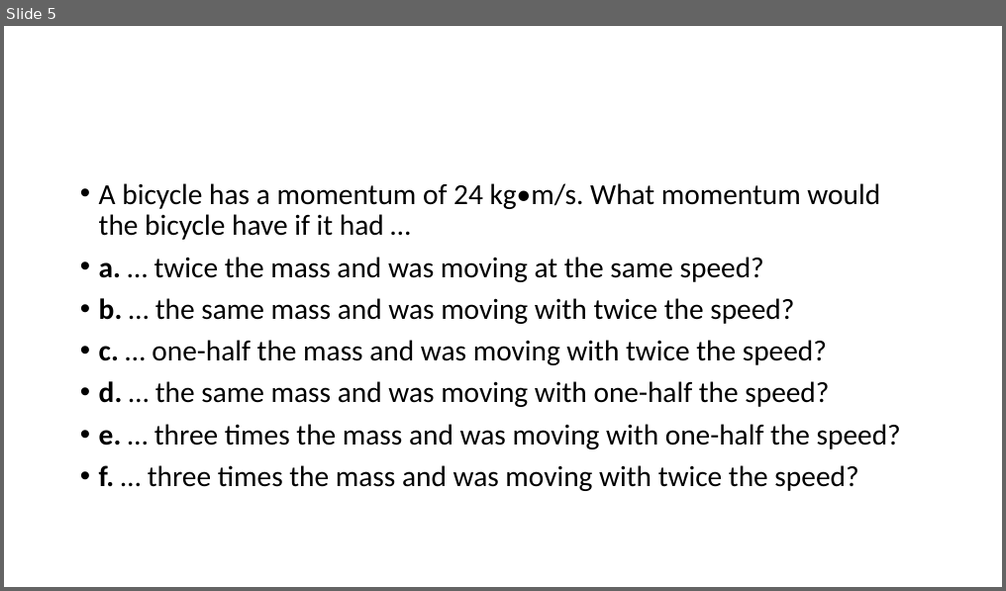
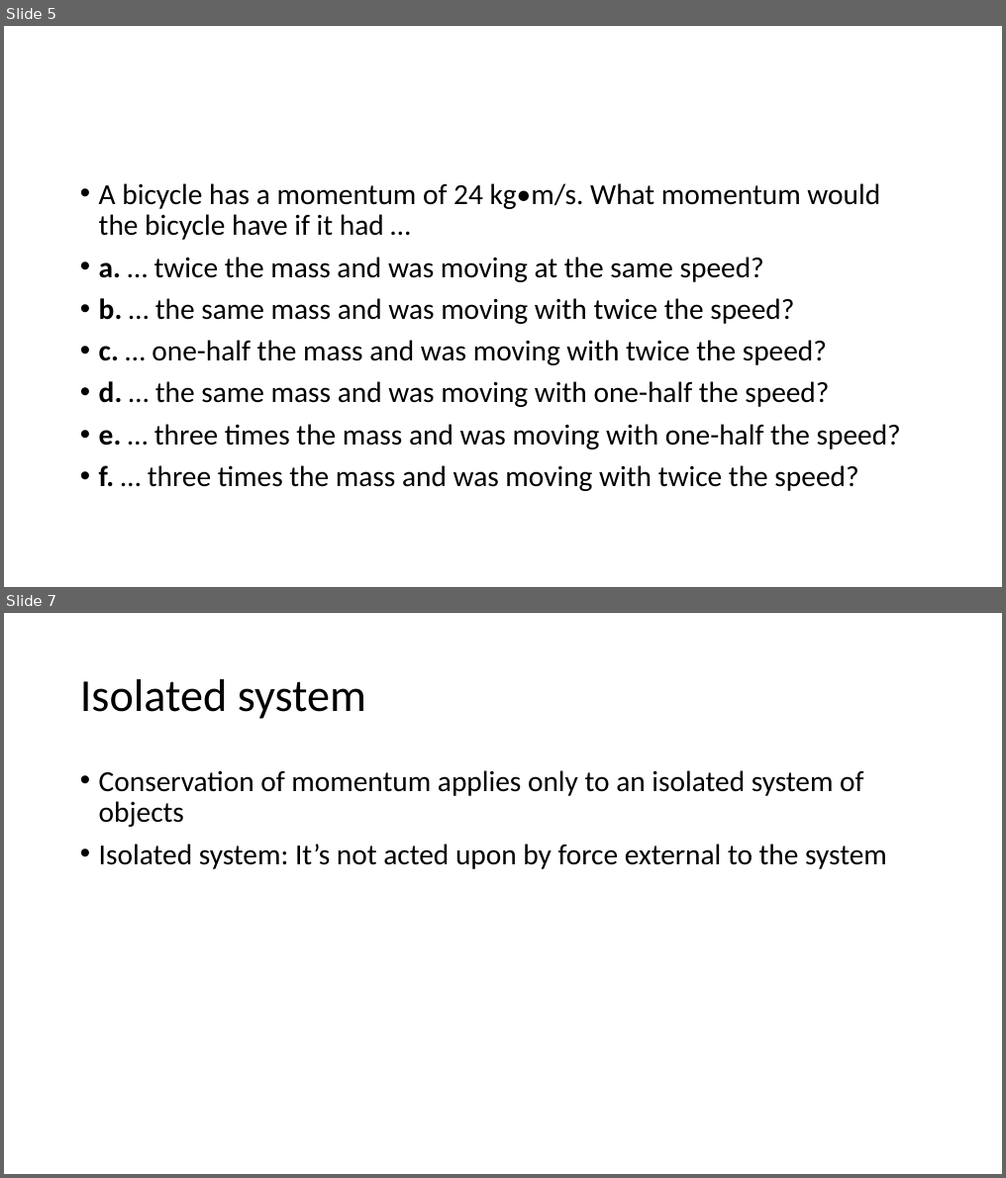
Before and after one commit to acsabai/acsabai.github.io, a slide deck: classes/Physics9ab/downloads/Momentum.pptx. Shown one above the other, each under a label of ours: slide 5 before the commit, slides 5 and 7 after it; the slides between them are not shown. The pictures are 1006x591 and 1006x1178 pixels, drawn with LibreOffice and Linux fonts; fonts in the diff are those of the drawing. Boxes give left, top, right and bottom in pixels: in the first picture for what was removed or moved away, otherwise in the second. Text is boxed around its words. In the diff, an @@ line names an element or a change of style, - is before the commit and + after.

```diff
--- a/classes/Physics9ab/downloads/Momentum.pptx
+++ b/classes/Physics9ab/downloads/Momentum.pptx
@@ slide 7 added at box(4, 613, 1002, 1174), background #FFFFFF @@
@@ title added at box(80, 679, 366, 719), 44 pt, text #000000 @@
+Isolated system
@@ text added at box(99, 770, 887, 869), 28 pt, text #000000 @@
+• Conservation of momentum applies only to an isolated system of objects
+• Isolated system: It’s not acted upon by force external to the system
```
Also in this commit, not shown: 1 slide changed, 7 other slides added, 2 slides removed.
